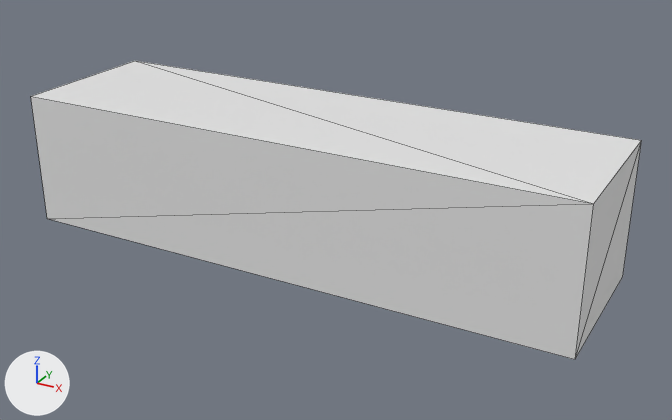
The COLLADA model models/omnivelma/meshes/visual/front.dae: old version first, new version second.
The view is the same before and after, from a camera (50 mm lens) standing at (0.501, -0.861, 0.403) and looking at (0.027, 0.001, -0.028). Arrows for +X, +Y and +Z are at lower left; the lights stay in place. Mesh edges are drawn as thin lines.

The first picture shows 'Front'.
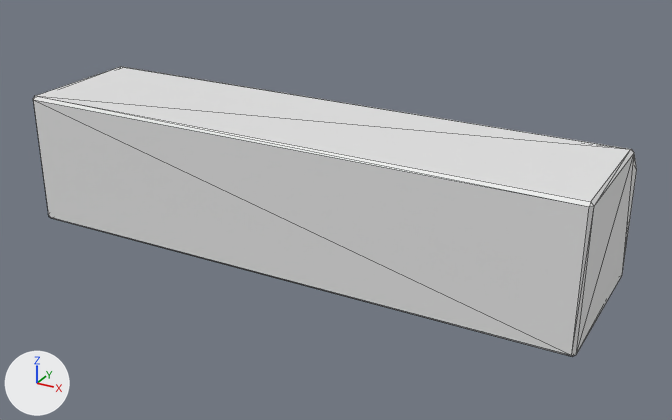
Patch to the scene script:
```diff
--- a/models/omnivelma/meshes/visual/front.dae.py
+++ b/models/omnivelma/meshes/visual/front.dae.py
@@ me_ov_front @@
 # used by ob_front; location = (0.0, 0.0, 0.0); scale = (0.674, 0.191, 0.16)
-me_ov_front.from_pydata(...)  # 8 vertices, 12 faces; spans x -0.5..0.5, y -0.5..0.5, z -0.5..0.5
+me_ov_front.from_pydata(...)  # 30 vertices, 56 faces; spans x -0.337..0.337, y -0.095..0.095, z -0.08..0.08
+# me_ov_front part 1: the whole mesh is rebuilt
@@ ob_front @@
 ob_front.location = (0.0, 0.0, 0.0)
-ob_front.scale = (0.674, 0.191, 0.16)
```

Changed parts and their boxes [x1, y1, x2, y2] in the pictures (672 x 420 px):
'Front', reshaped, rescaled
    before: [31, 61, 642, 359]
    after: [33, 67, 637, 357]
